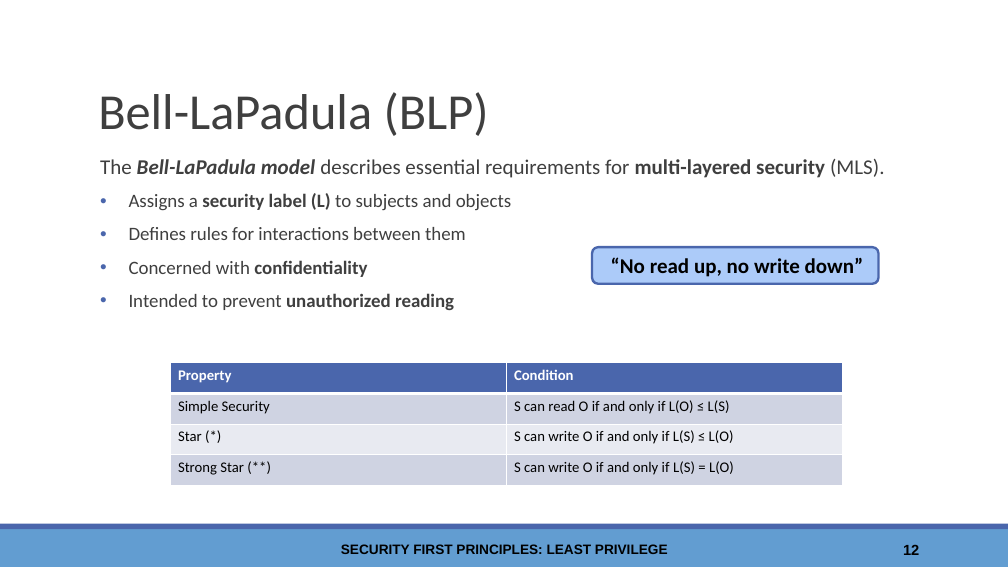
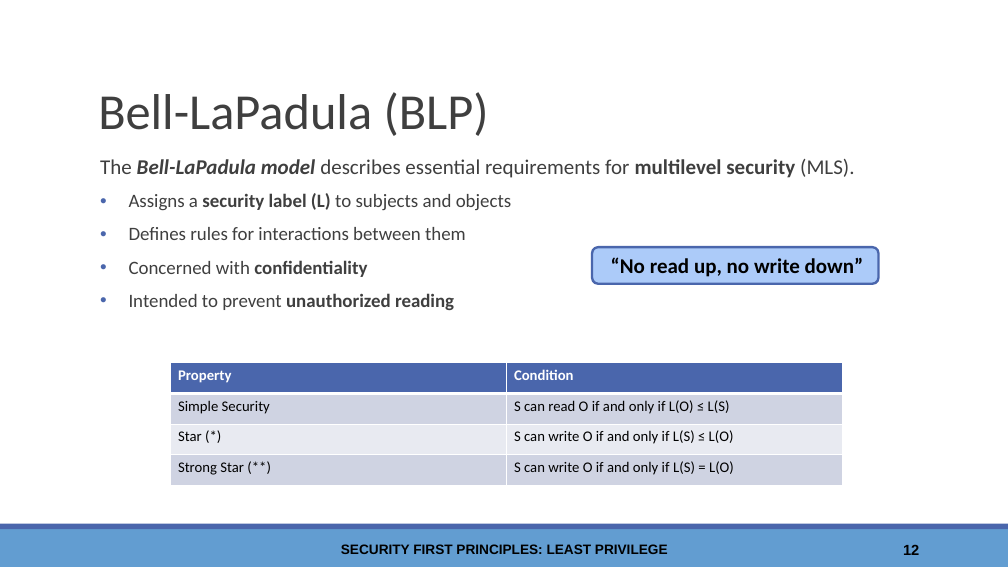
Before and after one commit to wwt9829/csc840-securityfirst, a slide deck: slide 12 of Least Privilege - Slides.pptx. Drawn at 1008x567 pixels with LibreOffice and Linux fonts; fonts in the diff are those of the drawing; background and template pictures are left out. Boxes give left, top, right and bottom in pixels: in the first picture for what was removed or moved away, otherwise in the second. Text is boxed around its words. In the diff, an @@ line names an element or a change of style, - is before the commit and + after.

```diff
--- a/Least Privilege - Slides.pptx
+++ b/Least Privilege - Slides.pptx
@@ text at box(100, 159, 855, 178): text changed @@
-The Bell-LaPadula model describes essential requirements for multi-layered security (MLS).
+The Bell-LaPadula model describes essential requirements for multilevel security (MLS).
```
Also in this commit, not shown: 11 other slides changed.
